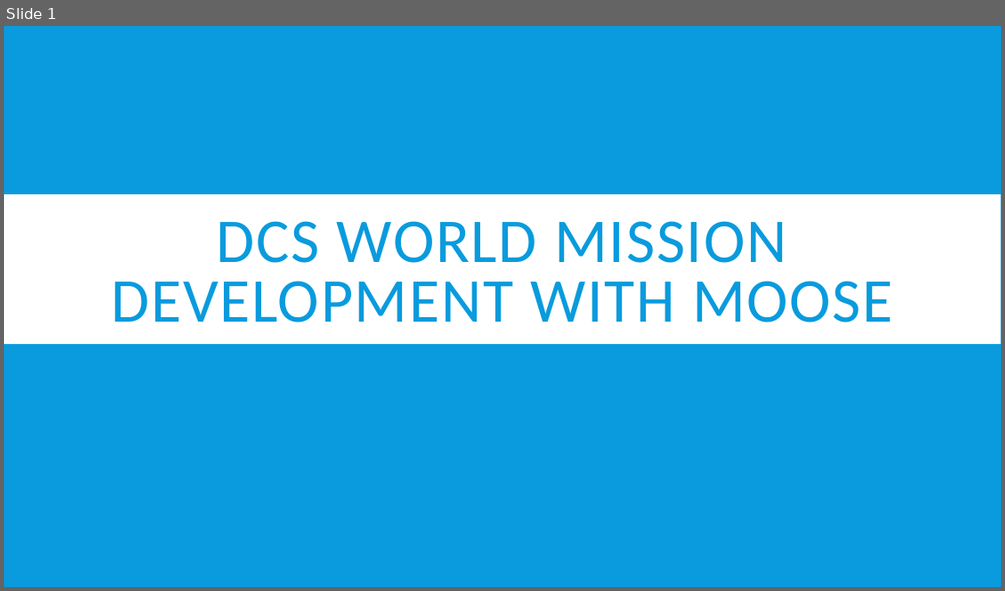
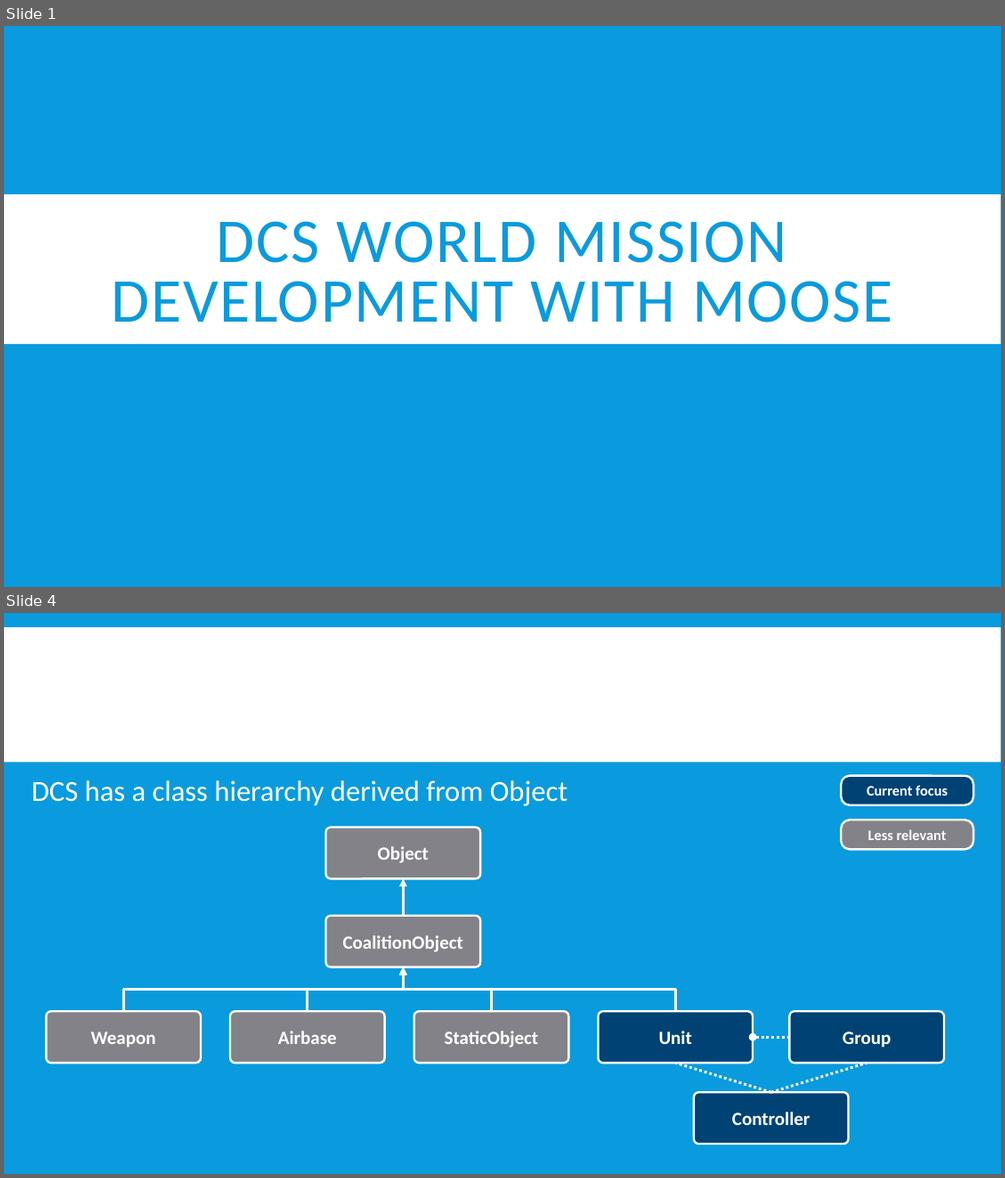
Before and after one commit to FlightControl-Master/MOOSE, a slide deck: Presentations/DCS World - MOOSE - Development - Part 3 - The DATABASE - UNIT - CLIENT - GROUP - ZONE, .pptx. Shown one above the other, each under a label of ours: slide 1 before the commit, slides 1 and 4 after it; the slides between them are not shown. The pictures are 1005x591 and 1005x1178 pixels, drawn with LibreOffice and Linux fonts; fonts in the diff are those of the drawing; background and template pictures are left out. Boxes give left, top, right and bottom in pixels: in the first picture for what was removed or moved away, otherwise in the second. Text is boxed around its words. In the diff, an @@ line names an element or a change of style, - is before the commit and + after.

```diff
--- a/Presentations/DCS World - MOOSE - Development - Part 3 - The DATABASE - UNIT - CLIENT - GROUP - ZONE, .pptx
+++ b/Presentations/DCS World - MOOSE - Development - Part 3 - The DATABASE - UNIT - CLIENT - GROUP - ZONE, .pptx
@@ slide 4 added at (4,613,1001,1174), background #099BDD @@
@@ rectangle added at (4,627,1001,762), fill #FFFFFF @@
@@ title added at (103,636,903,760), 40 pt, text #FFFFFF, bold @@
+MOOSE WRAPPER CLASSES
@@ text added at (32,780,567,806), 28 pt, text #FFFFFF @@
+DCS has a class hierarchy derived from Object
@@ rounded rectangle added at (841,776,973,805), fill #004274, outline #FFFFFF 2 pt, 14 pt, text #FFFFFF, bold @@
+Current focus
@@ rounded rectangle added at (841,820,973,850), fill #828288, outline #FFFFFF 2 pt, 14 pt, text #FFFFFF, bold @@
+Less relevant
@@ rounded rectangle added at (325,827,480,878), fill #828288, outline #FFFFFF 2 pt, 18 pt, text #FFFFFF, bold @@
+Object
@@ arrow added from (404, 916) to (404, 878), #FFFFFF 2.5 pt @@
@@ rounded rectangle added at (325,916,480,967), fill #828288, outline #FFFFFF 2 pt, 18 pt, text #FFFFFF, bold @@
+CoalitionObject
@@ elbow arrow added from (123, 1011) to (404, 966), #FFFFFF 2.5 pt @@
@@ elbow arrow added from (307, 1011) to (404, 966), #FFFFFF 2.5 pt @@
@@ elbow arrow added from (492, 1011) to (404, 966), #FFFFFF 2.5 pt @@
@@ elbow arrow added from (676, 1011) to (404, 966), #FFFFFF 2.5 pt @@
@@ rounded rectangle added at (46,1011,201,1062), fill #828288, outline #FFFFFF 2 pt, 18 pt, text #FFFFFF, bold @@
+Weapon
@@ rounded rectangle added at (230,1011,385,1062), fill #828288, outline #FFFFFF 2 pt, 18 pt, text #FFFFFF, bold @@
+Airbase
@@ rounded rectangle added at (414,1011,569,1062), fill #828288, outline #FFFFFF 2 pt, 18 pt, text #FFFFFF, bold @@
+StaticObject
@@ rounded rectangle added at (599,1011,753,1062), fill #004274, outline #FFFFFF 2 pt, 18 pt, text #FFFFFF, bold @@
+Unit
@@ rounded rectangle added at (790,1011,945,1062), fill #004274, outline #FFFFFF 2 pt, 18 pt, text #FFFFFF, bold @@
+Group
@@ arrow added from (790, 1037) to (752, 1037), #FFFFFF 2.5 pt dashed @@
@@ line added from (771, 1093) to (676, 1062), #FFFFFF 2.5 pt dashed @@
@@ line added from (771, 1093) to (867, 1062), #FFFFFF 2.5 pt dashed @@
@@ rounded rectangle added at (695,1093,849,1144), fill #004274, outline #FFFFFF 2 pt, 18 pt, text #FFFFFF, bold @@
+Controller
```
Also in this commit, not shown: 6 slides changed, 6 other slides added, 1 slide removed.
